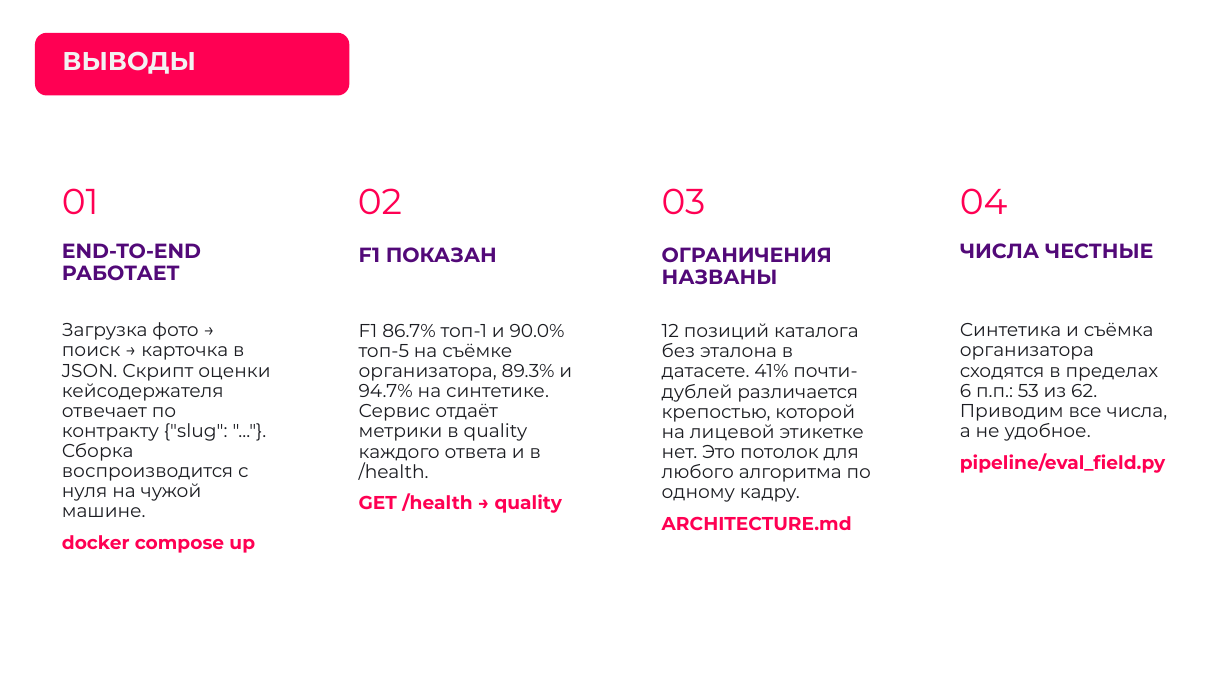
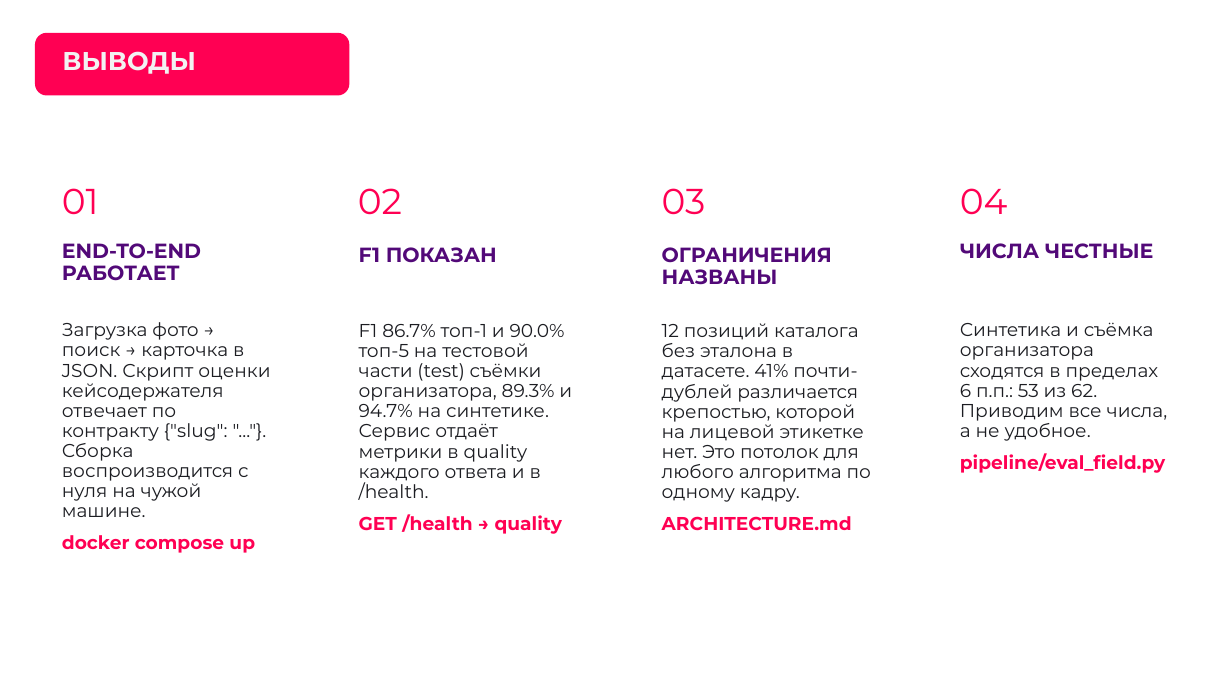
Before and after one commit to AlexGvr/rus_vines, a slide deck: slide 17 of ЛЦТ2026 Сканер российских вин.pptx. Drawn at 1232x693 pixels with LibreOffice and Linux fonts; fonts in the diff are those of the drawing; background and template pictures are left out. Boxes give left, top, right and bottom in pixels: in the first picture for what was removed or moved away, otherwise in the second. Text is boxed around its words. In the diff, an @@ line names an element or a change of style, - is before the commit and + after.

```diff
--- a/ЛЦТ2026 Сканер российских вин.pptx
+++ b/ЛЦТ2026 Сканер российских вин.pptx
@@ text at box(359, 324, 572, 500): text changed @@
-F1 86.7% топ-1 и 90.0% топ-5 на съёмке организатора, 89.3% и 94.7% на синтетике. Сервис отдаёт метрики в quality каждого ответа и в /health.
+F1 86.7% топ-1 и 90.0% топ-5 на тестовой части (test) съёмки организатора, 89.3% и 94.7% на синтетике. Сервис отдаёт метрики в quality каждого ответа и в /health.
```
Also in this commit, not shown: 8 other slides changed, 2 other files.
